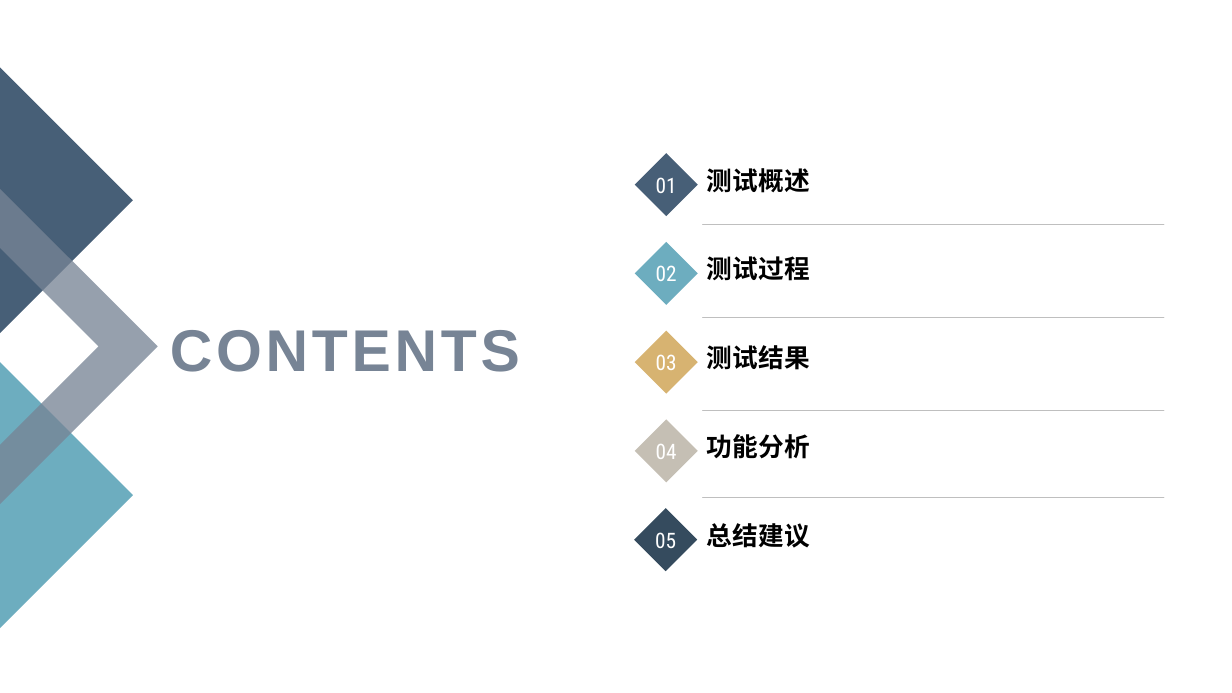
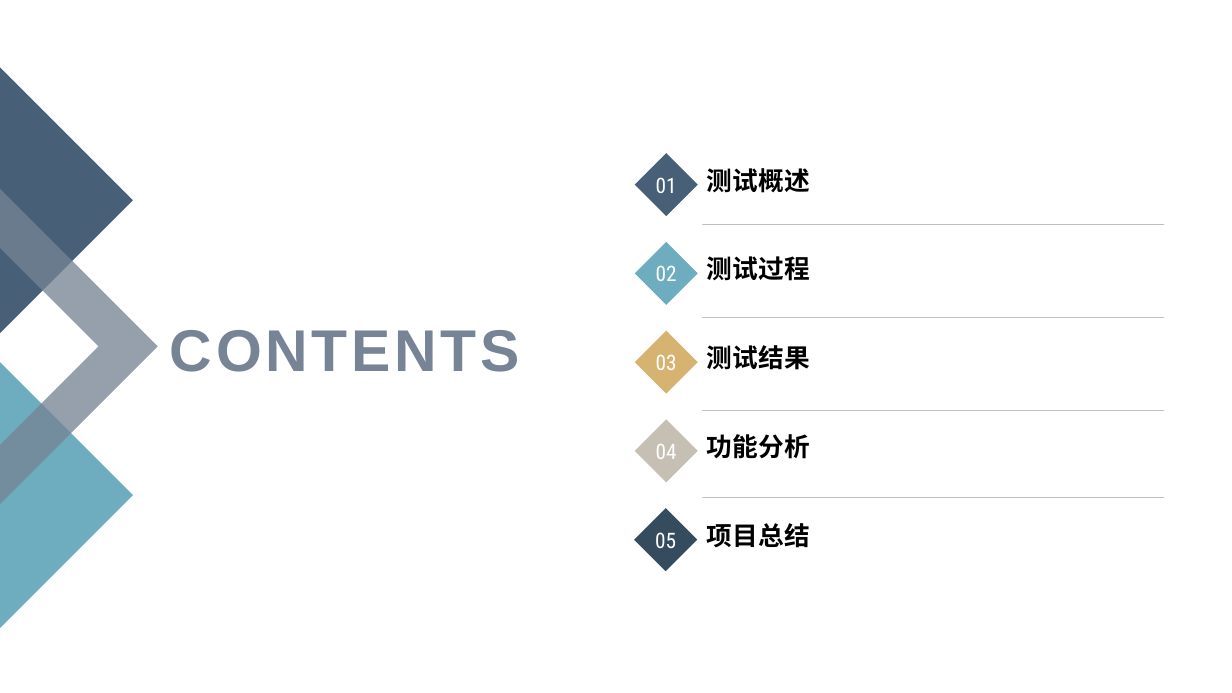
Before and after one commit to MSE-925/Sketch2codeTest, a slide deck: slide 2 of 现代软件工程最终(1).pptx. Drawn at 1232x693 pixels with LibreOffice and Linux fonts; fonts in the diff are those of the drawing. Boxes give left, top, right and bottom in pixels: in the first picture for what was removed or moved away, otherwise in the second. Text is boxed around its words. In the diff, an @@ line names an element or a change of style, - is before the commit and + after.

```diff
--- a/现代软件工程最终(1).pptx
+++ b/现代软件工程最终(1).pptx
@@ text at (707, 523, 810, 548): text changed @@
-总结建议
+项目总结
```
Also in this commit, not shown: 5 other slides changed, 22 slides added, 10 slides removed, 1 other file.
